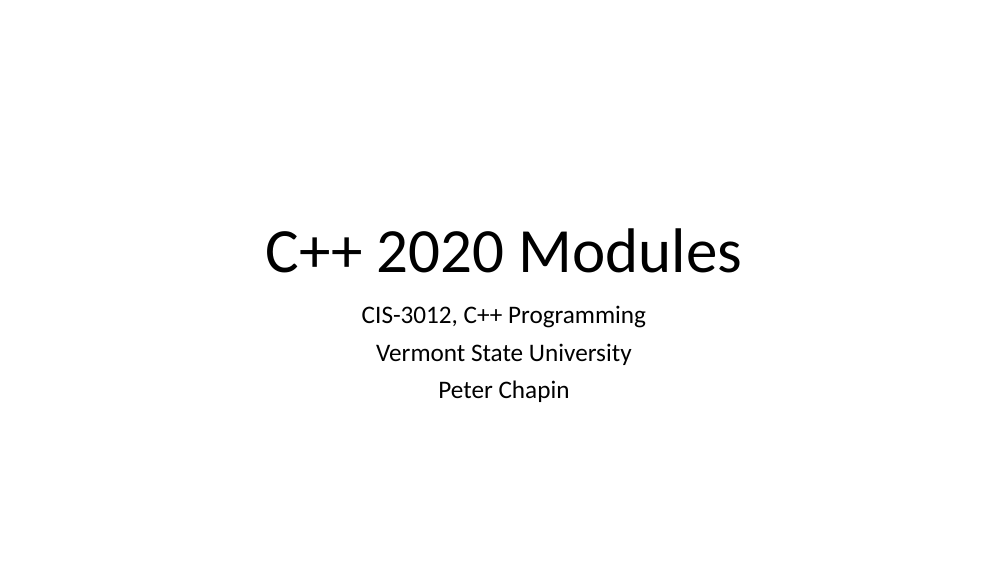
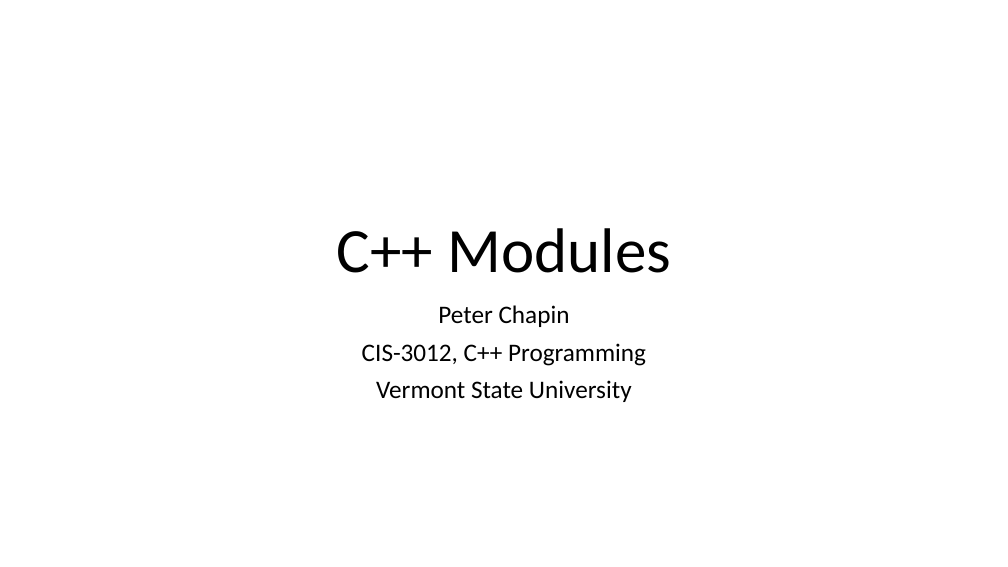
Before and after one commit to pchapin/cpp, a slide deck: slide 1 of Presentations/Modules.pptx. Drawn at 1008x567 pixels with LibreOffice and Linux fonts; fonts in the diff are those of the drawing. Boxes give left, top, right and bottom in pixels: in the first picture for what was removed or moved away, otherwise in the second. Text is boxed around its words. In the diff, an @@ line names an element or a change of style, - is before the commit and + after.

Commit message:
Added some slides to the Modules presentation.

```diff
--- a/Presentations/Modules.pptx
+++ b/Presentations/Modules.pptx
@@ title at [337, 228, 672, 273]: text changed @@
-C++ 2020 Modules
+C++ Modules
@@ subtitle at [438, 305, 570, 327]: paragraph added @@
+Peter Chapin
@@ subtitle at [438, 380, 570, 402]: paragraph removed @@
-Peter Chapin
```
Also in this commit, not shown: 7 other slides changed, 8 slides added.
